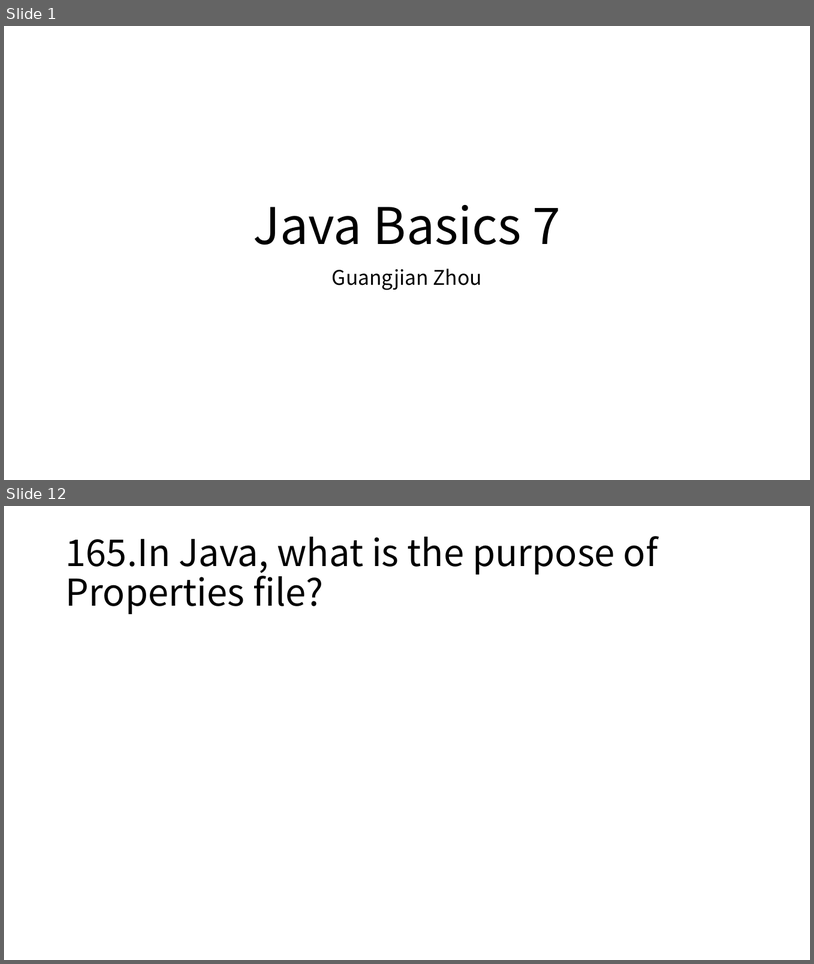
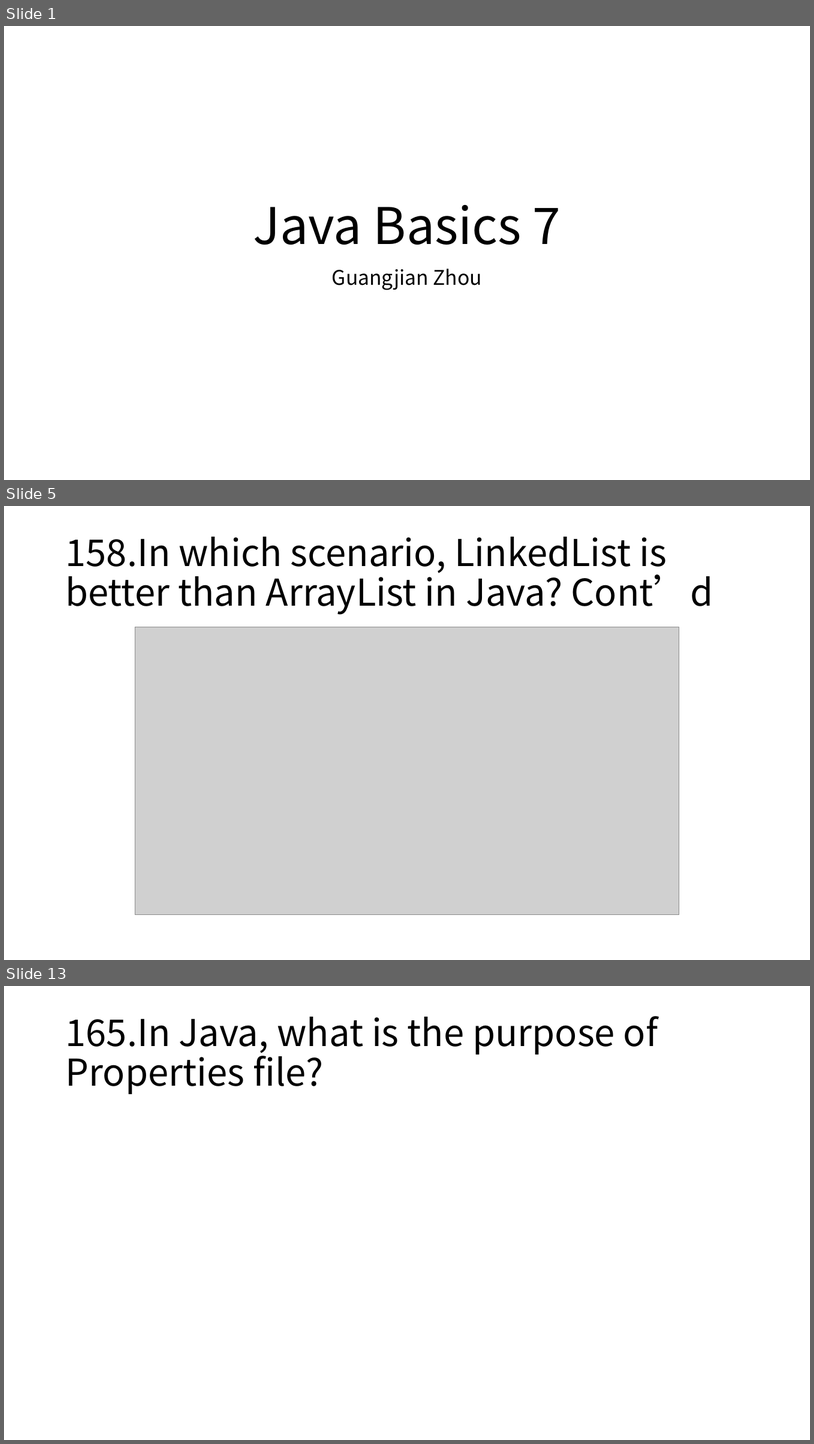
Before and after one commit to Marvioo/Cogent, a slide deck: Java Basics/Java Basics 7.pptx. Shown one above the other, each under a label of ours: slides 1 and 12 before the commit, slides 1, 5 and 13 after it; the slides between them are not shown. The pictures are 814x964 and 814x1444 pixels, drawn with LibreOffice and Linux fonts; fonts in the diff are those of the drawing; grey boxes stand for pictures. Boxes give left, top, right and bottom in pixels: in the first picture for what was removed or moved away, otherwise in the second. Text is boxed around its words. In the diff, an @@ line names an element or a change of style, - is before the commit and + after.

```diff
--- a/Java Basics/Java Basics 7.pptx
+++ b/Java Basics/Java Basics 7.pptx
@@ slide 5 added at (4,506,810,960), background #FFFFFF @@
@@ title added at (65,537,713,615), 44 pt, text #000000 @@
+158.In which scenario, LinkedList is better than ArrayList in Java? Cont’d
@@ picture added at (135,627,679,915) @@
@@ what was slide 12 is now slide 13 @@
```
Also in this commit, not shown: 9 slides changed, 1 other slide added, 1 slide removed, 2 other files.
